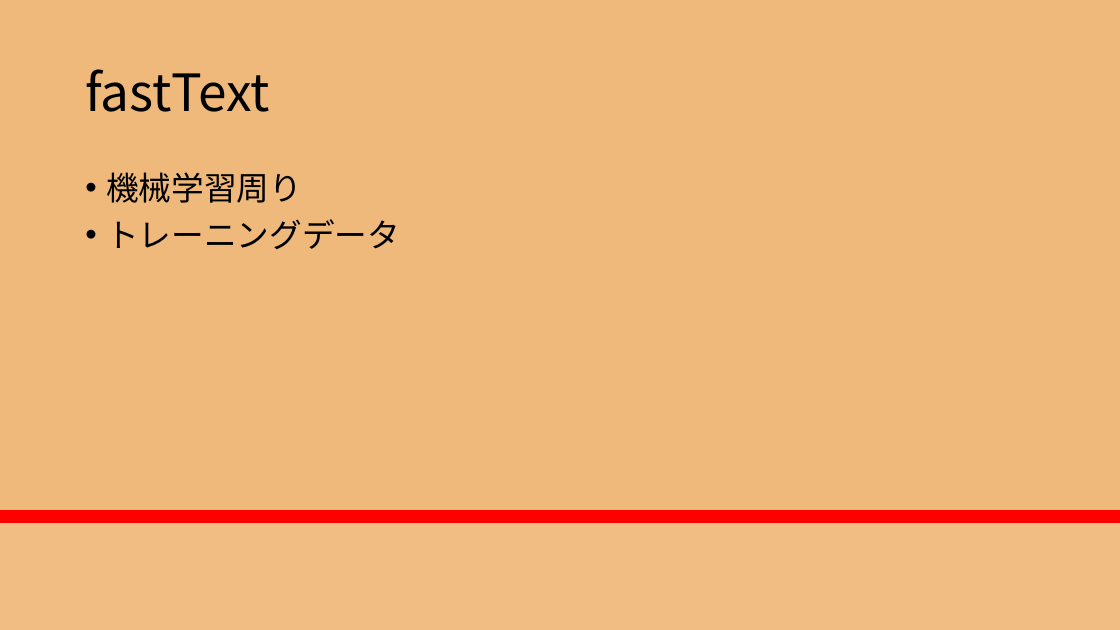
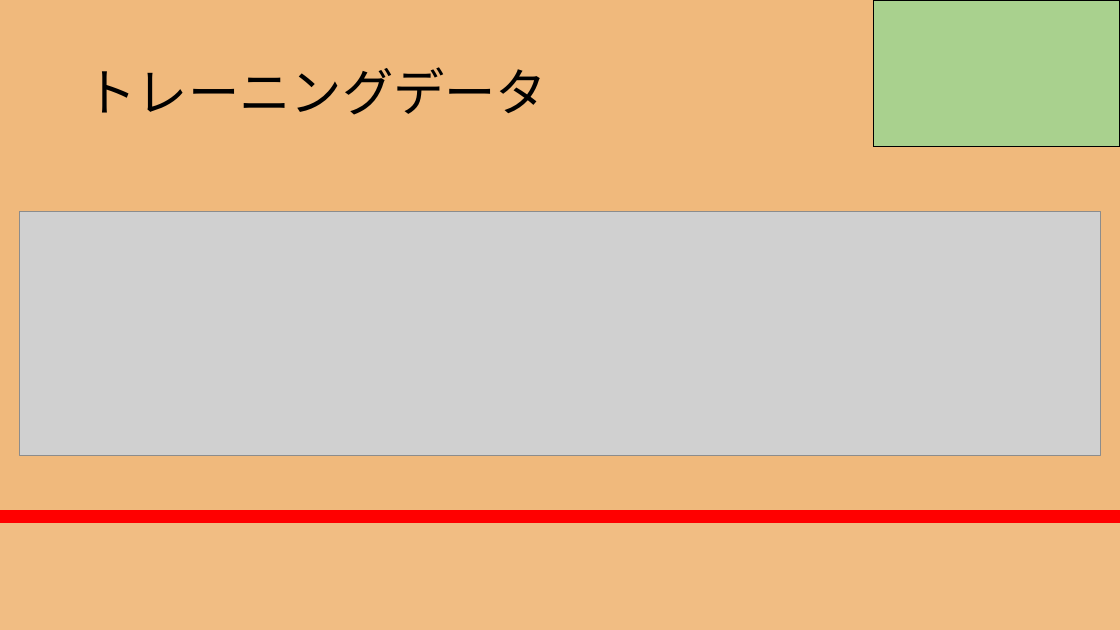
Before and after one commit to RikiishiSuzunosuke/AIspeaker_yosie, a slide deck: slide 18 of presentation/AIスピーカー開発_3_main.pptx. Drawn at 1120x630 pixels with LibreOffice and Linux fonts; fonts in the diff are those of the drawing; grey boxes stand for pictures. Boxes give left, top, right and bottom in pixels: in the first picture for what was removed or moved away, otherwise in the second. Text is boxed around its words. In the diff, an @@ line names an element or a change of style, - is before the commit and + after.

```diff
--- a/presentation/AIスピーカー開発_3_main.pptx
+++ b/presentation/AIスピーカー開発_3_main.pptx
@@ rectangle added at [874,0,1120,146], fill #A9D18E, outline #000000 1 pt @@
@@ title at [85,67,547,115]: text changed @@
-fastText
+トレーニングデータ
@@ text removed at [106,172,400,249] @@
-• 機械学習周り
-• トレーニングデータ
@@ picture added at [20,211,1101,455] @@
```
Also in this commit, not shown: 6 other slides changed, 5 slides added, 2 other files.
